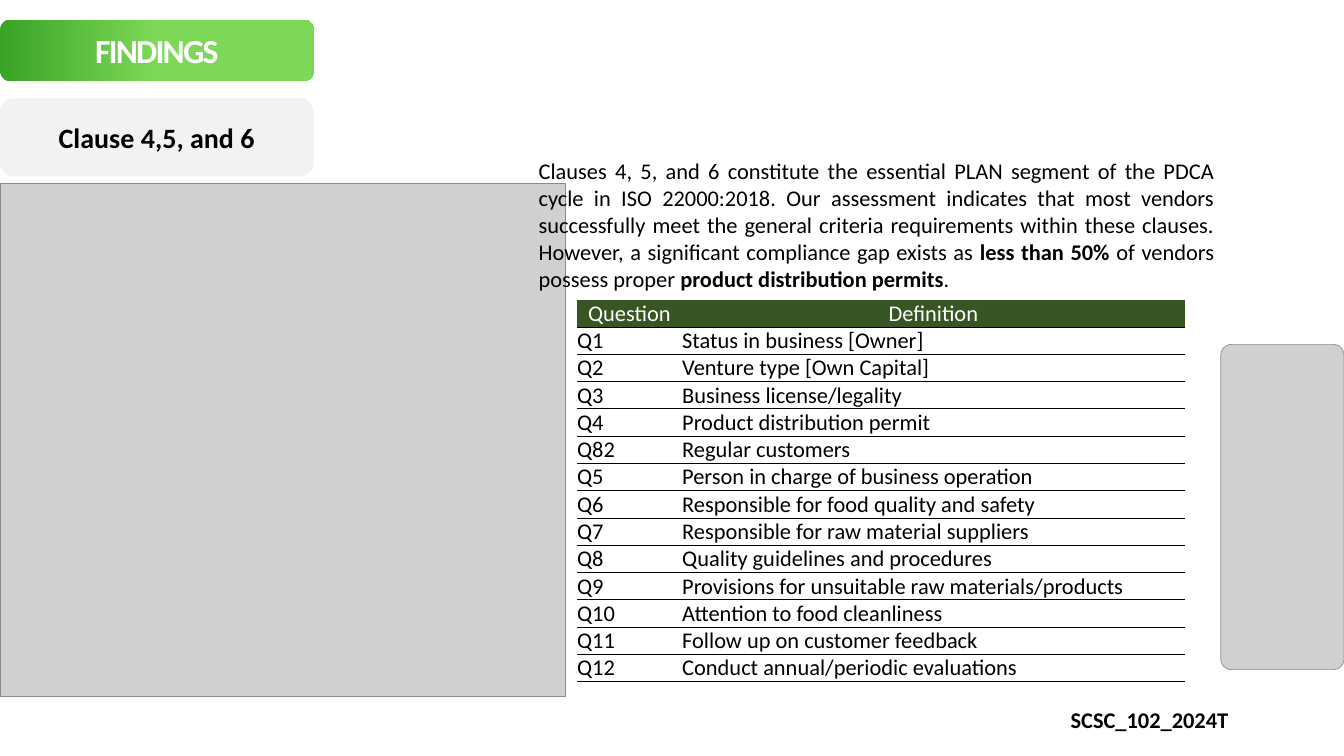
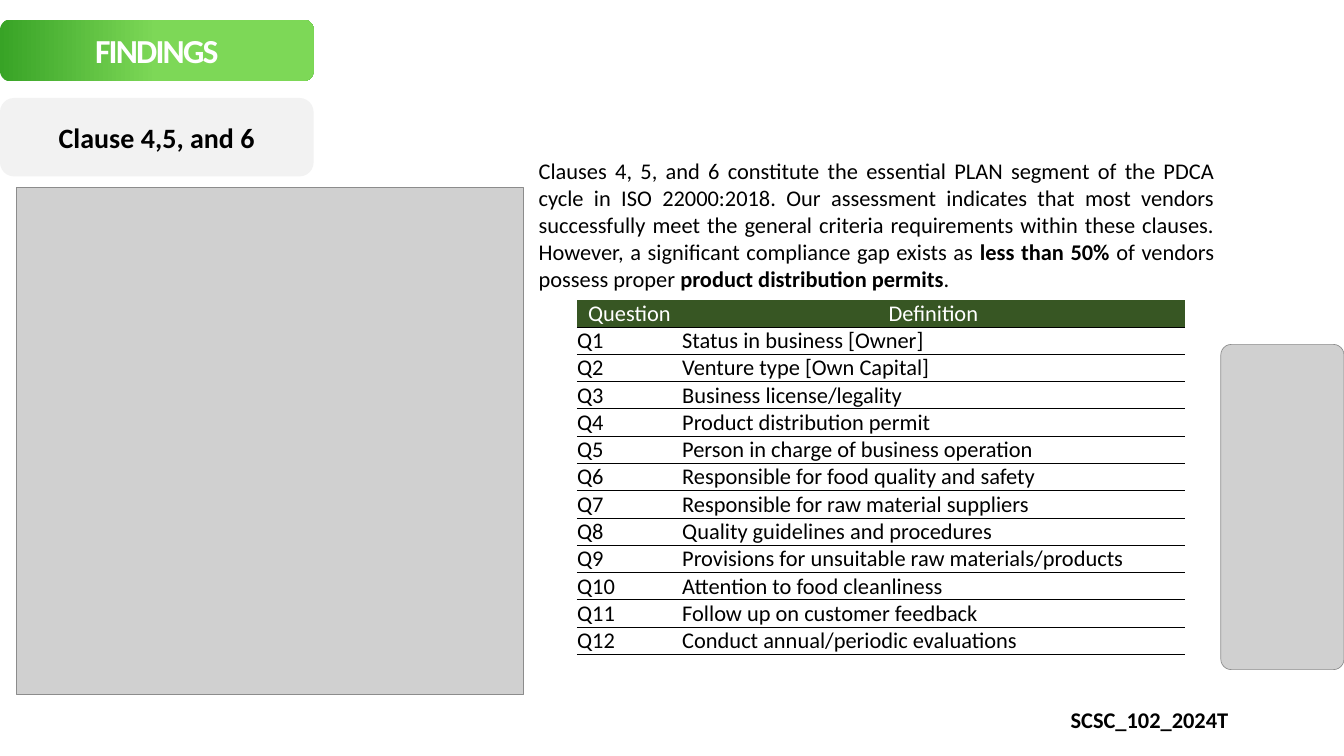
Before and after one commit to derisiswara/apec-2025, a slide deck: slide 5 of apec-2025-deri.pptx. Drawn at 1344x756 pixels with LibreOffice and Linux fonts; fonts in the diff are those of the drawing; grey boxes stand for pictures; background and template pictures are left out. Boxes give left, top, right and bottom in pixels: in the first picture for what was removed or moved away, otherwise in the second. Text is boxed around its words. In the diff, an @@ line names an element or a change of style, - is before the commit and + after.

```diff
--- a/apec-2025-deri.pptx
+++ b/apec-2025-deri.pptx
@@ picture resized from (x1=0, y1=183, x2=566, y2=697) to (x1=17, y1=187, x2=524, y2=695) @@
@@ table at (x1=577, y1=300, x2=1184, y2=681) @@
-row 6: Q82 | Regular customers
```
Also in this commit, not shown: 2 other files.
